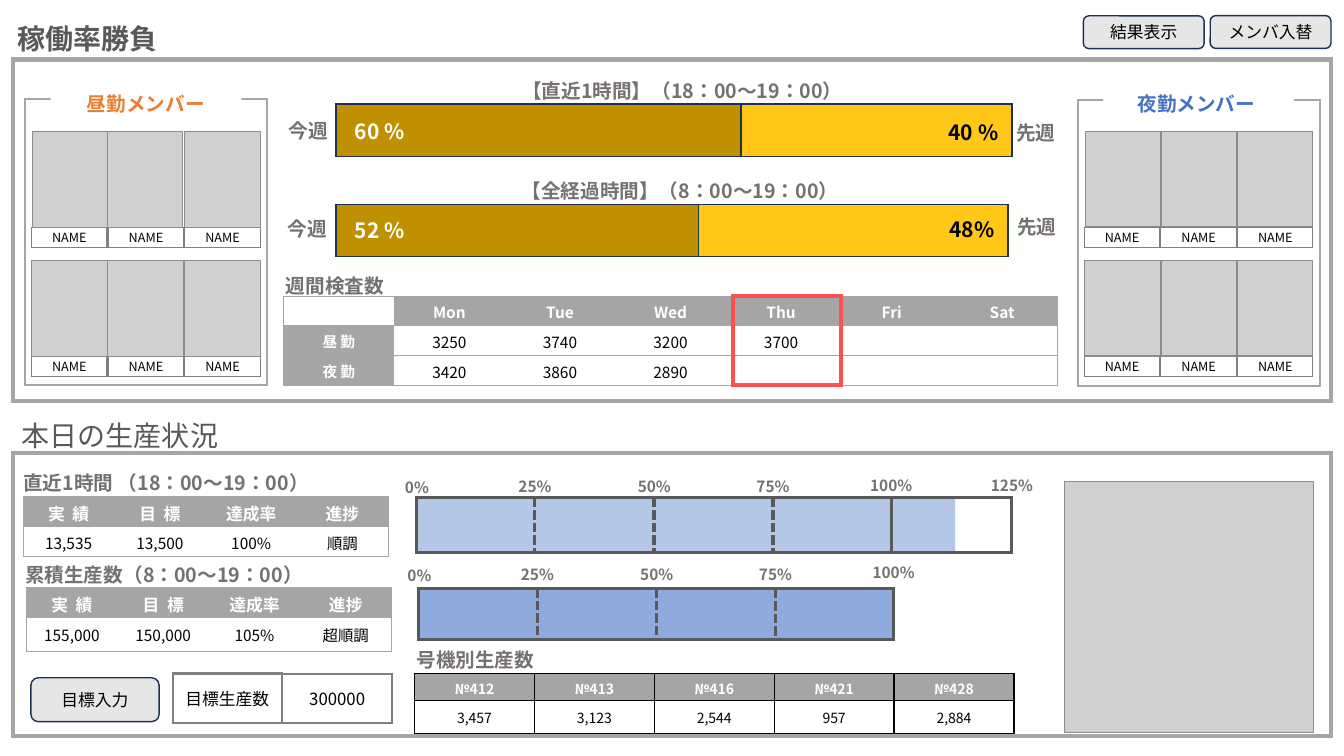
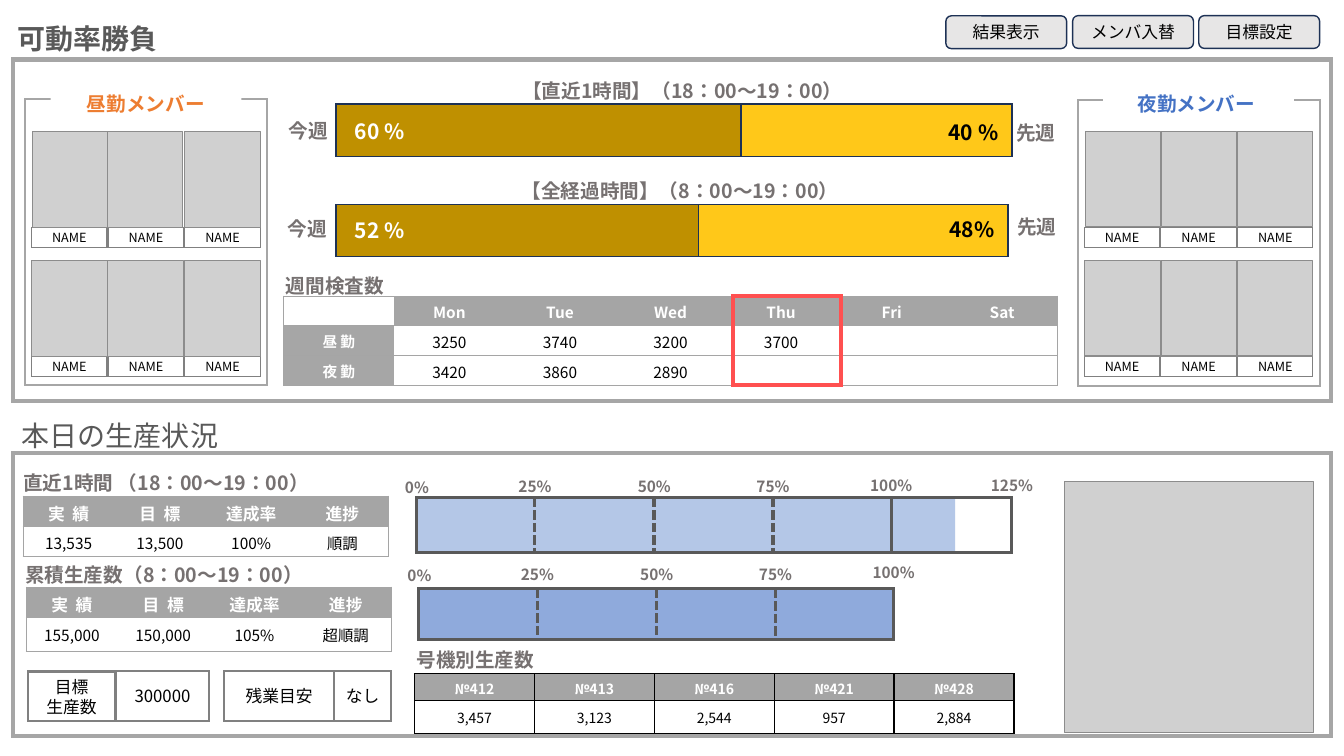
Before and after one commit to BUMZOH/body_inspect_visualize_coba, a slide deck: slide 2 of docs/Step3仕様書.pptx. Drawn at 1344x756 pixels with LibreOffice and Linux fonts; fonts in the diff are those of the drawing; grey boxes stand for pictures. Boxes give left, top, right and bottom in pixels: in the first picture for what was removed or moved away, otherwise in the second. Text is boxed around its words. In the diff, an @@ line names an element or a change of style, - is before the commit and + after.

```diff
--- a/docs/Step3仕様書.pptx
+++ b/docs/Step3仕様書.pptx
@@ text at <box>18,25,158,52</box>: text changed @@
-稼働率勝負
+可動率勝負
@@ rounded rectangle "結果表示": place and size @@
-rounded rectangle "結果表示" at <box>1084,16,1205,48</box>
+rounded rectangle "結果表示" at <box>946,16,1067,48</box>
@@ rounded rectangle "メンバ入替": place and size @@
-rounded rectangle "メンバ入替" at <box>1211,16,1332,48</box>
+rounded rectangle "メンバ入替" at <box>1073,16,1194,48</box>
@@ rounded rectangle added at <box>1199,16,1320,48</box>, fill #E7E6E6, outline #1E3256 1 pt, 12 pt, text #000000 @@
+目標設定
@@ rectangle "目標": place and size @@
-rectangle "目標" at <box>172,674,282,723</box>
+rectangle "目標" at <box>28,671,116,721</box>
@@ rounded rectangle removed at <box>31,678,159,721</box> @@
-目標入力
@@ text in rectangle at <box>46,679,96,715</box>: text changed @@
-目標生産数
+目標
+生産数
@@ rectangle "300000": place and size @@
-rectangle "300000" at <box>282,674,392,723</box>
+rectangle "300000" at <box>116,671,210,721</box>
@@ rectangle added at <box>225,671,335,721</box>, outline #808080 1.5 pt, 12 pt, text #000000 @@
+残業目安
@@ rectangle added at <box>334,671,391,721</box>, outline #808080 1.5 pt, 12 pt, text #000000 @@
+なし
```
Also in this commit, not shown: 2 other slides changed, 5 other files.
